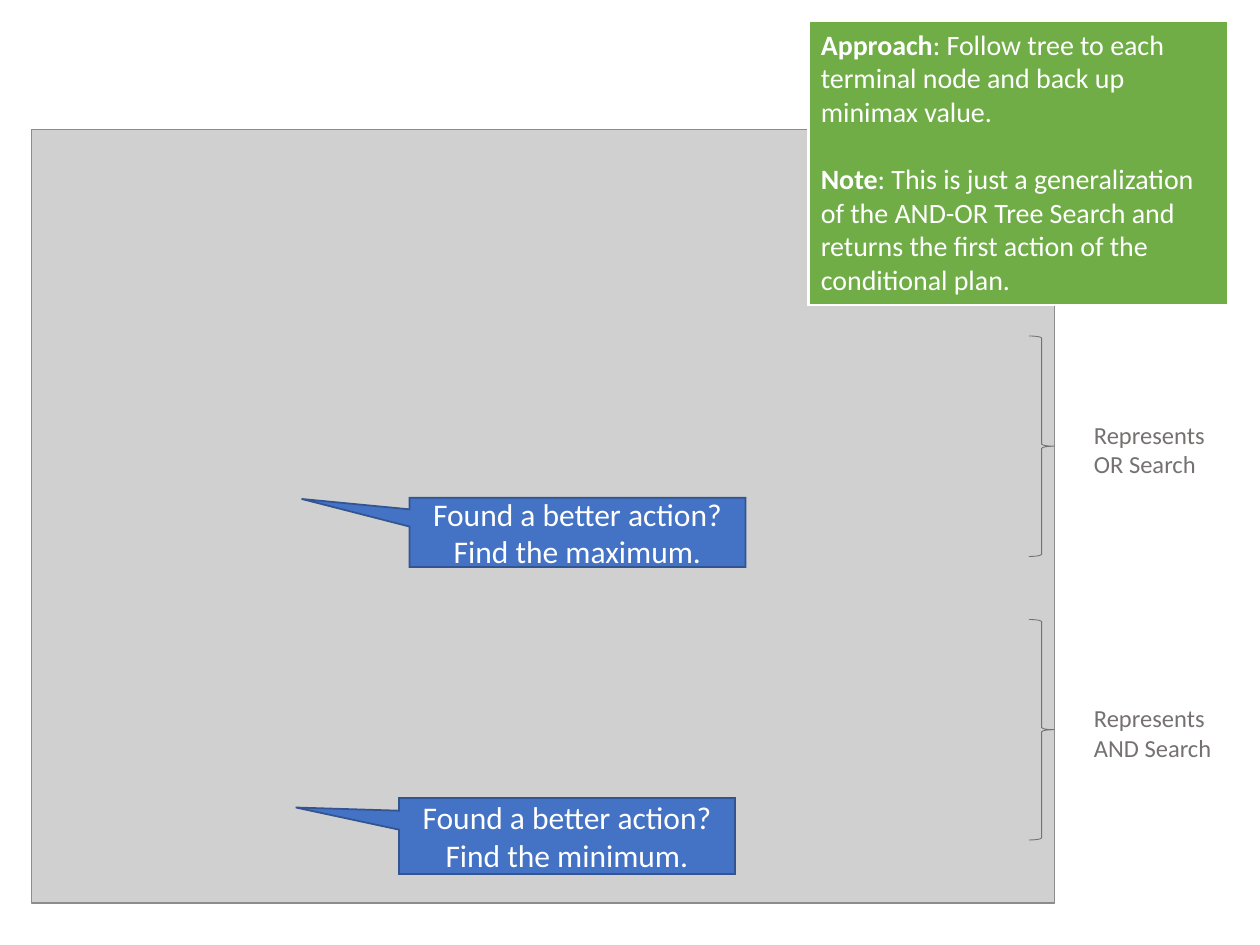
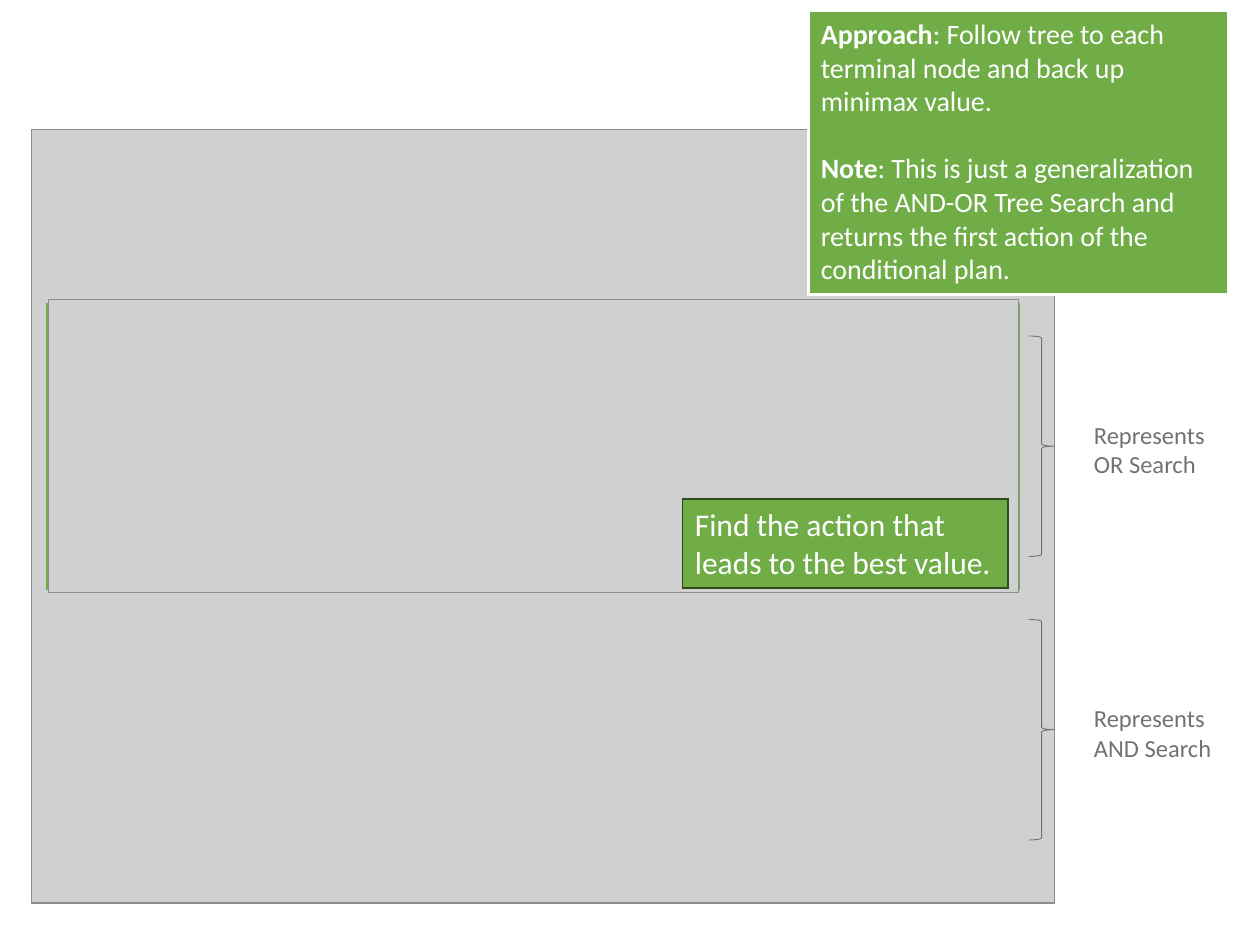
Before and after one commit to mhahsler/CS7320-AI, a slide deck: slide 16 of slides/05_games.pptx (slide 18 before the commit). Drawn at 1260x945 pixels with LibreOffice and Linux fonts; fonts in the diff are those of the drawing; grey boxes stand for pictures. Boxes give left, top, right and bottom in pixels: in the first picture for what was removed or moved away, otherwise in the second. Text is boxed around its words. In the diff, an @@ line names an element or a change of style, - is before the commit and + after.

```diff
--- a/slides/05_games.pptx
+++ b/slides/05_games.pptx
@@ rectangle "Approach: Follow tree to each ...": place and size @@
-rectangle "Approach: Follow tree to each ..." at bbox=[809, 21, 1228, 306]
+rectangle "Approach: Follow tree to each ..." at bbox=[809, 10, 1228, 295]
@@ rectangle added at bbox=[48, 305, 1018, 587], outline #70AD47 2.25 pt @@
@@ picture added at bbox=[48, 300, 1018, 593] @@
@@ speech box removed at bbox=[410, 498, 746, 567] @@
-Found a better action? Find the maximum.
@@ rectangle added at bbox=[683, 499, 1008, 588], fill #70AD47, outline #314C1F 1 pt, 18 pt, text #FFFFFF @@
+Find the action that leads to the best value.
@@ speech box removed at bbox=[399, 798, 736, 873] @@
-Found a better action?
-Find the minimum.
```
Also in this commit, not shown: 2 other slides changed, 2 slides added, 2 slides removed, 1 other file.
